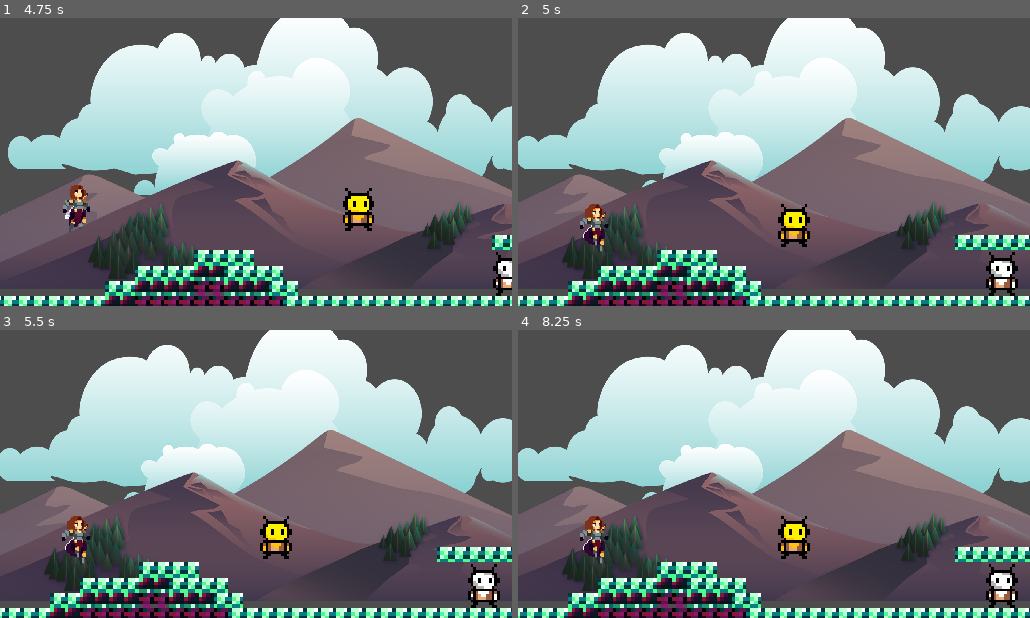
Above: before the commit, frames 1-4 (two rows, left to right).
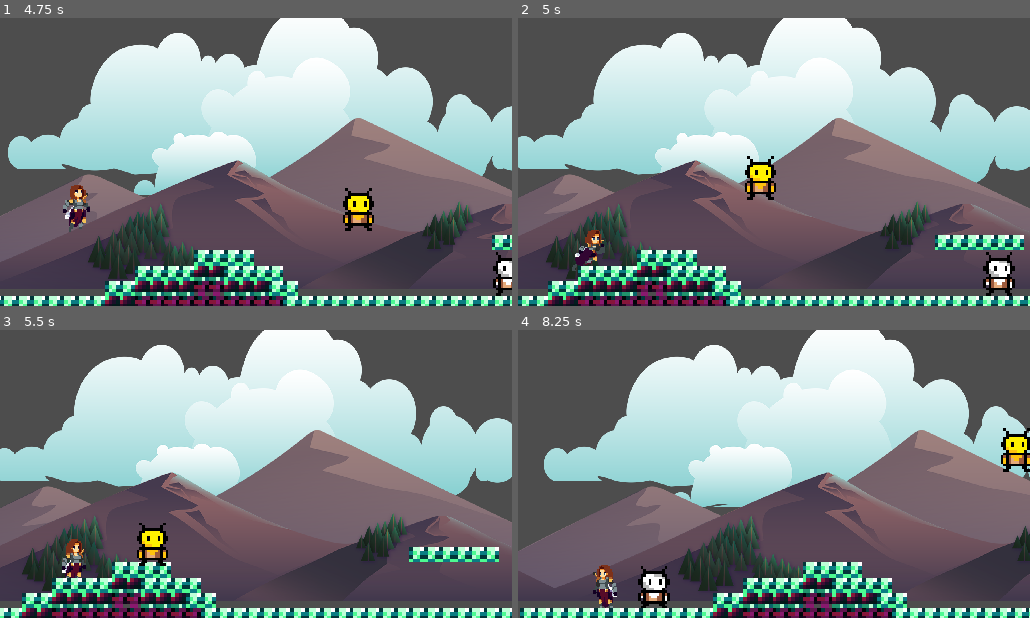
Above: after the commit, the same moments.

Repository: BaoQui/Pablo-s-Adventure
Game: Godot game, scene res://main_menu.tscn
Same seed, same stepped clock (60 frames per second), same inputs: the game is played once before the commit and once after it.
Inputs (mouse positions are in pixels of both pictures, inside the frame that each line leads up to):
- Up to frame 1 (4.75 s): click "PLAY" at 0.5 s; tap Enter (ui_accept) at 1.25, 1.52, 4.52 s; move the mouse to (368, 147) at 1.27 s; hold Right (ui_right) 1.28-2 s; click (368, 147) at 1.42 s; drag from (153, 176) to (92, 257) at 2.02 s; move the mouse to (307, 98) at 2.77 s; hold Left (ui_left) 2.78-3.5 s; drag from (230, 219) to (102, 118) at 3.52 s; move the mouse to (409, 205) at 4.27 s; hold Right (ui_right) from 4.28 s (still down)
- Up to frame 2 (5 s): keep holding Right (ui_right); tap Escape (ui_cancel) at 4.9 s
- Up to frame 3 (5.5 s): release Right (ui_right) at 5 s; drag from (102, 430) to (92, 534) at 5.02 s
- Up to frame 4 (8.25 s): move the mouse to (799, 474) at 5.77 s; hold Right (ui_right) 5.78-6.5 s; click (799, 474) at 5.92 s; tap I (ui_inventory) at 6.4 s; drag from (697, 402) to (671, 488) at 6.52 s; move the mouse to (886, 459) at 7.27 s; hold Left (ui_left) 7.28-8 s; tap Enter (ui_accept) at 7.52 s; drag from (671, 488) to (610, 534) at 8.02 s

Frame 1 is identical in both runs. In frame 2, 19% of the frame differs, in the area x 0-100%, y 0-100%; in frame 3, 20%; in frame 4, 47%.

Commit message:
Update player.gd

Diff:
--- a/player.gd
+++ b/player.gd
@@ -38,6 +38,8 @@
 @export var current_health: float = 100.0
 @export var base_money_multiplier: float = 1.0
 @export var money_multiplier: float = 1.0
+
+@onready var inventory_ui: Control = $InventoryUI
 
 # --- Node references ---
 @onready var punch_hitbox: Area2D = $PunchHitbox
@@ -150,7 +152,7 @@
 		projectile_timer = projectile_cooldown
 
 	# --- Open inventory (example with ESC key) ---
-	if Input.is_action_just_pressed("ui_cancel"):
+	if Input.is_action_just_pressed("ui_inventory"):
 		open_inventory_menu()
 
 	update_animation(input_dir)
@@ -231,10 +233,8 @@
 	return int(base_amount * money_multiplier)
 
 func open_inventory_menu():
-	# This would open your inventory UI
-	print("Opening inventory menu...")
-	get_tree().paused = true
-	# You would show your inventory UI scene here
+	if inventory_ui and card_inventory:
+		inventory_ui.open_inventory(card_inventory)
 
 # --- Animation ---
 func update_animation(input_dir: float) -> void:
